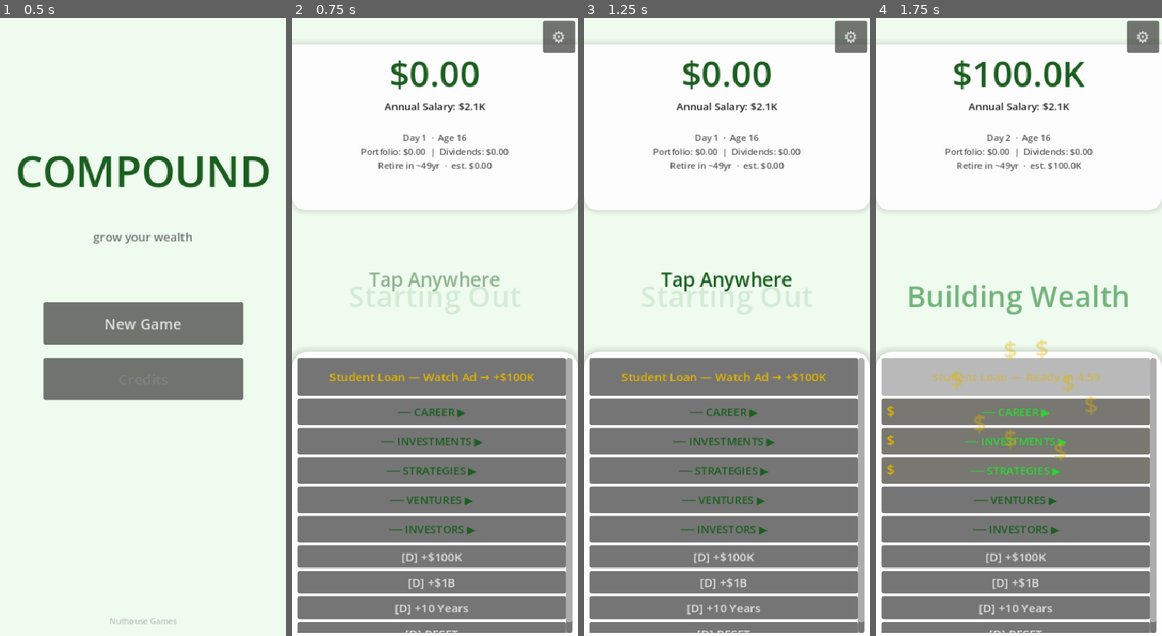
Above: before the commit, frames 1-4 (left to right).
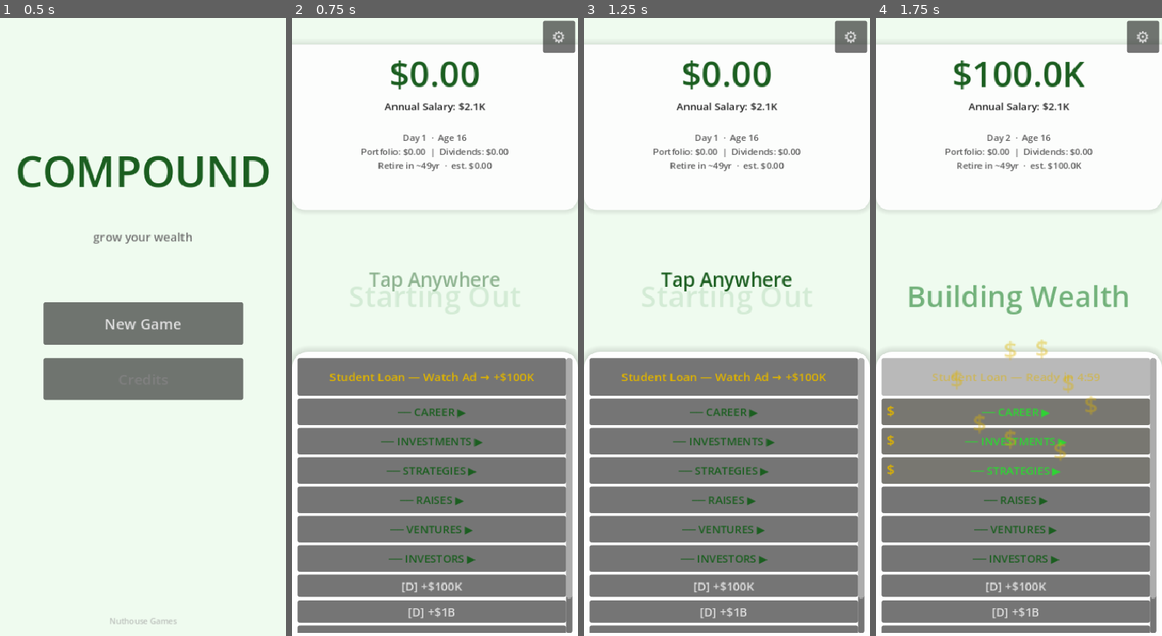
Above: after the commit, the same moments.

Repository: flatbil/Nuthouse-Games
Game: Godot game, scene res://scenes/MainMenu.tscn
The game is run twice, just before and just after one commit, with the same random seed, the same clock (stepped at 60 frames per second) and the same inputs.
Inputs:
- Up to frame 1 (0.5 s): no input
- Up to frame 2 (0.75 s): click "New Game" at 0.5 s
- Up to frame 3 (1.25 s): no input
- Up to frame 4 (1.75 s): click "Student Loan — Watch Ad → +$1…" at 1.25 s

Frame 1 is identical in both runs. In frame 2, 4.2% of the frame differs, in the area x 1-99%, y 77-100%; in frame 3, 4.2%; in frame 4, 4.2%.

Commit message:
Add RAISES salary boost track to keep tapping relevant at high levels
Adds SALARY_BOOSTS (6 tiers: 2x/3x/5x/8x/15x/25x = 90,000x combined)
as a tap multiplier track mirroring STRATEGIES for investments.
Updates tap(), salary display, and all UI hooks accordingly.

Co-Authored-By: Claude Sonnet 4.6 <noreply@anthropic.com>

Diff:
--- a/game_01/autoloads/EventBus.gd
+++ b/game_01/autoloads/EventBus.gd
@@ -13,6 +13,7 @@
 signal strategy_purchased(index: int)
 signal venture_purchased(index: int)
 signal investor_purchased(index: int)
+signal salary_boost_purchased(index: int)
 
 signal offline_income_collected(amount: float)
 
--- a/game_01/autoloads/GameManager.gd
+++ b/game_01/autoloads/GameManager.gd
@@ -22,12 +22,13 @@
 var total_invested:         float = 0.0
 var total_dividends_earned: float = 0.0
 
-var careers_purchased:    Array = []  # bool
-var careers_in_progress:  Array = []  # float: -1.0 = not started, >= 0.0 = game_days when study began
-var investments_owned:    Array = []  # int
-var strategies_purchased: Array = []  # bool
-var ventures_purchased:   Array = []  # bool
-var investors_purchased:  Array = []  # bool
+var careers_purchased:       Array = []  # bool
+var careers_in_progress:     Array = []  # float: -1.0 = not started, >= 0.0 = game_days when study began
+var investments_owned:       Array = []  # int
+var strategies_purchased:    Array = []  # bool
+var ventures_purchased:      Array = []  # bool
+var investors_purchased:     Array = []  # bool
+var salary_boosts_purchased: Array = []  # bool
 
 # Populated in _ready() from base data + procedurally generated tiers
 var VENTURES:  Array = []
@@ -152,6 +153,49 @@
 		"description": "5x all investment income",
 		"cost": 20_000_000.0,
 		"multiplier": 5.0,
+	},
+]
+
+# -------------------------------------------------------
+# SALARY_BOOSTS — one-time multipliers on tap (salary) income
+# Mirrors STRATEGIES but for the career/tap track.
+# -------------------------------------------------------
+const SALARY_BOOSTS: Array = [
+	{
+		"name": "Performance Review",
+		"description": "2x tap income",
+		"cost": 2_000_000.0,
+		"multiplier": 2.0,
+	},
+	{
+		"name": "Raise Negotiation",
+		"description": "3x tap income",
+		"cost": 25_000_000.0,
+		"multiplier": 3.0,
+	},
+	{
+		"name": "Equity Package",
+		"description": "5x tap income",
+		"cost": 250_000_000.0,
+		"multiplier": 5.0,
+	},
+	{
+		"name": "Stock Options Vest",
+		"description": "8x tap income",
+		"cost": 2_500_000_000.0,
+		"multiplier": 8.0,
+	},
+	{
+		"name": "Board Compensation",
+		"description": "15x tap income",
+		"cost": 25_000_000_000.0,
+		"multiplier": 15.0,
+	},
+	{
+		"name": "Billionaire Salary",
+		"description": "25x tap income",
+		"cost": 250_000_000_000.0,
+		"multiplier": 25.0,
 	},
 ]
 
@@ -329,6 +373,8 @@
 	ventures_purchased.fill(false)
 	investors_purchased.resize(INVESTORS.size())
 	investors_purchased.fill(false)
+	salary_boosts_purchased.resize(SALARY_BOOSTS.size())
+	salary_boosts_purchased.fill(false)
 	_load_game()
 
 
@@ -346,6 +392,7 @@
 	strategies_purchased.fill(false)
 	ventures_purchased.fill(false)
 	investors_purchased.fill(false)
+	salary_boosts_purchased.fill(false)
 	EventBus.resource_changed.emit(resources)
 	EventBus.tap_value_changed.emit(tap_value)
 	EventBus.passive_rate_changed.emit(passive_rate)
@@ -378,7 +425,7 @@
 # -------------------------------------------------------
 
 func tap() -> void:
-	add_resources(tap_value)
+	add_resources(get_effective_tap_value())
 	game_days += 1.0 / 24.0  # 1 tap = 1 game hour
 	EventBus.game_days_changed.emit(game_days)
 
@@ -556,6 +603,23 @@
 	SaveManager.save()
 
 
+# --- Salary Boosts ---
+
+func can_afford_salary_boost(index: int) -> bool:
+	return resources >= SALARY_BOOSTS[index]["cost"] and not salary_boosts_purchased[index]
+
+
+func buy_salary_boost(index: int) -> void:
+	if not can_afford_salary_boost(index):
+		return
+	resources -= SALARY_BOOSTS[index]["cost"]
+	salary_boosts_purchased[index] = true
+	EventBus.salary_boost_purchased.emit(index)
+	EventBus.tap_value_changed.emit(tap_value)
+	EventBus.resource_changed.emit(resources)
+	SaveManager.save()
+
+
 # --- Helpers ---
 
 func get_strategy_multiplier() -> float:
@@ -574,6 +638,18 @@
 	return mult
 
 
+func get_tap_multiplier() -> float:
+	var mult := 1.0
+	for i in range(SALARY_BOOSTS.size()):
+		if salary_boosts_purchased[i]:
+			mult *= SALARY_BOOSTS[i]["multiplier"]
+	return mult
+
+
+func get_effective_tap_value() -> float:
+	return tap_value * get_tap_multiplier()
+
+
 # -------------------------------------------------------
 # Private
 # -------------------------------------------------------
@@ -627,6 +703,10 @@
 	var saved_investors: Array = data.get("investors_purchased", [])
 	for i in range(min(saved_investors.size(), investors_purchased.size())):
 		investors_purchased[i] = bool(saved_investors[i])
+
+	var saved_salary_boosts: Array = data.get("salary_boosts_purchased", [])
+	for i in range(min(saved_salary_boosts.size(), salary_boosts_purchased.size())):
+		salary_boosts_purchased[i] = bool(saved_salary_boosts[i])
 
 	# Rebuild tap value from purchased careers
 	tap_value = 1.0
--- a/game_01/autoloads/SaveManager.gd
+++ b/game_01/autoloads/SaveManager.gd
@@ -25,6 +25,7 @@
 		"strategies_purchased": GameManager.strategies_purchased,
 		"ventures_purchased": GameManager.ventures_purchased,
 		"investors_purchased": GameManager.investors_purchased,
+		"salary_boosts_purchased": GameManager.salary_boosts_purchased,
 		"last_save_time": Time.get_unix_time_from_system(),
 	}
 	var file := FileAccess.open(SAVE_PATH, FileAccess.WRITE)
--- a/game_01/scenes/Game.gd
+++ b/game_01/scenes/Game.gd
@@ -20,19 +20,21 @@
 @onready var _tada_sfx:        AudioStreamPlayer   = $TadaSound
 
 var _collapsed: Dictionary = {
-	"career":      true,
-	"investments": true,
-	"strategies":  true,
-	"ventures":    true,
-	"investors":   true,
+	"career":         true,
+	"investments":    true,
+	"strategies":     true,
+	"salary_boosts":  true,
+	"ventures":       true,
+	"investors":      true,
 }
 
 const _TITLES: Dictionary = {
-	"career":      "CAREER",
-	"investments": "INVESTMENTS",
-	"strategies":  "STRATEGIES",
-	"ventures":    "VENTURES",
-	"investors":   "INVESTORS",
+	"career":         "CAREER",
+	"investments":    "INVESTMENTS",
+	"strategies":     "STRATEGIES",
+	"salary_boosts":  "RAISES",
+	"ventures":       "VENTURES",
+	"investors":      "INVESTORS",
 }
 
 const _MONEY_GREEN    := Color(0.106, 0.369, 0.125, 1.0)
@@ -80,6 +82,7 @@
 	EventBus.strategy_purchased.connect(_on_strategy_purchased)
 	EventBus.venture_purchased.connect(_on_venture_purchased)
 	EventBus.investor_purchased.connect(_on_investor_purchased)
+	EventBus.salary_boost_purchased.connect(_on_salary_boost_purchased)
 	EventBus.offline_income_collected.connect(_on_offline_income)
 	EventBus.game_days_changed.connect(_on_game_days_changed)
 	EventBus.portfolio_changed.connect(_on_portfolio_changed)
@@ -140,7 +143,7 @@
 	if $UpgradeDrawer.get_global_rect().has_point(pos):
 		return
 	GameManager.tap()
-	_spawn_tap_label(pos, GameManager.tap_value)
+	_spawn_tap_label(pos, GameManager.get_effective_tap_value())
 	if _coin_sfx.stream != null and Settings.sfx_enabled:
 		_coin_sfx.volume_db = Settings.sfx_volume_db()
 		_coin_sfx.play()
@@ -162,8 +165,8 @@
 	_refresh_retirement()
 
 
-func _on_tap_value_changed(val: float) -> void:
-	salary_label.text = "Annual Salary: $%s" % _fmt(val * 2082.0)
+func _on_tap_value_changed(_val: float) -> void:
+	salary_label.text = "Annual Salary: $%s" % _fmt(GameManager.get_effective_tap_value() * 2082.0)
 
 
 func _on_career_purchased(index: int) -> void:
@@ -203,6 +206,20 @@
 		_tada_sfx.pitch_scale = randf_range(0.95, 1.05)
 		_tada_sfx.volume_db   = Settings.sfx_volume_db()
 		_tada_sfx.play()
+
+
+func _on_salary_boost_purchased(index: int) -> void:
+	_refresh_salary_boost_button(index)
+	_refresh_all_buttons()
+	_burst_at_upgrade("salary_boosts", "SalaryBoost_%d" % index)
+	if _tada_sfx.stream != null and Settings.sfx_enabled:
+		_tada_sfx.pitch_scale = randf_range(0.95, 1.05)
+		_tada_sfx.volume_db   = Settings.sfx_volume_db()
+		_tada_sfx.play()
+
+
+func _on_salary_boost_pressed(index: int) -> void:
+	GameManager.buy_salary_boost(index)
 
 
 func _on_offline_income(amount: float) -> void:
@@ -303,6 +320,14 @@
 		btn.pressed.connect(_on_strategy_pressed.bind(i))
 		_section_container("strategies").add_child(btn)
 		_refresh_strategy_button(i)
+
+	_add_section("salary_boosts")
+	for i in range(GameManager.SALARY_BOOSTS.size()):
+		var btn := _make_btn(52)
+		btn.name = "SalaryBoost_%d" % i
+		btn.pressed.connect(_on_salary_boost_pressed.bind(i))
+		_section_container("salary_boosts").add_child(btn)
+		_refresh_salary_boost_button(i)
 
 	_add_section("ventures")
 	for i in range(GameManager.VENTURES.size()):
@@ -544,6 +569,20 @@
 			not GameManager.can_afford_venture(index))
 
 
+func _refresh_salary_boost_button(index: int) -> void:
+	var container := upgrade_list.get_node_or_null("Section_salary_boosts") as VBoxContainer
+	if container == null: return
+	var btn := container.get_node_or_null("SalaryBoost_%d" % index) as Button
+	if btn == null: return
+	var s: Dictionary = GameManager.SALARY_BOOSTS[index]
+	if GameManager.salary_boosts_purchased[index]:
+		_set_btn(btn, "%s  [Active]" % s["name"], true)
+	else:
+		_set_btn(btn,
+			"%s — %s — Cost: $%s" % [s["name"], s["description"], _fmt(s["cost"])],
+			not GameManager.can_afford_salary_boost(index))
+
+
 func _refresh_investor_button(index: int) -> void:
 	var container := upgrade_list.get_node_or_null("Section_investors") as VBoxContainer
 	if container == null: return
@@ -577,6 +616,8 @@
 		_refresh_investment_button(i)
 	for i in range(GameManager.STRATEGIES.size()):
 		_refresh_strategy_button(i)
+	for i in range(GameManager.SALARY_BOOSTS.size()):
+		_refresh_salary_boost_button(i)
 	for i in range(GameManager.VENTURES.size()):
 		_refresh_venture_button(i)
 	for i in range(GameManager.INVESTORS.size()):
@@ -585,7 +626,7 @@
 
 func _refresh_ui() -> void:
 	resource_label.text = "$" + _fmt(GameManager.resources)
-	salary_label.text   = "Annual Salary: $%s" % _fmt(GameManager.tap_value * 2082.0)
+	salary_label.text   = "Annual Salary: $%s" % _fmt(GameManager.get_effective_tap_value() * 2082.0)
 	if GameManager.passive_rate > 0.0:
 		per_sec_label.text = "$%s / day" % _fmt(GameManager.passive_rate)
 	var portfolio_val: float = GameManager.total_invested + GameManager.total_dividends_earned
@@ -791,6 +832,10 @@
 		"strategies":
 			for i in range(GameManager.STRATEGIES.size()):
 				if GameManager.can_afford_strategy(i):
+					return true
+		"salary_boosts":
+			for i in range(GameManager.SALARY_BOOSTS.size()):
+				if GameManager.can_afford_salary_boost(i):
 					return true
 		"ventures":
 			for i in range(GameManager.VENTURES.size()):
@@ -834,6 +879,14 @@
 					best_cost = cost
 			if best_idx >= 0:
 				return container.get_node_or_null("Strategy_%d" % best_idx) as Button
+		"salary_boosts":
+			for i in range(GameManager.SALARY_BOOSTS.size()):
+				var cost: float = GameManager.SALARY_BOOSTS[i]["cost"]
+				if GameManager.can_afford_salary_boost(i) and cost > best_cost:
+					best_idx = i
+					best_cost = cost
+			if best_idx >= 0:
+				return container.get_node_or_null("SalaryBoost_%d" % best_idx) as Button
 		"ventures":
 			for i in range(GameManager.VENTURES.size()):
 				var cost: float = GameManager.VENTURES[i]["cost"]
